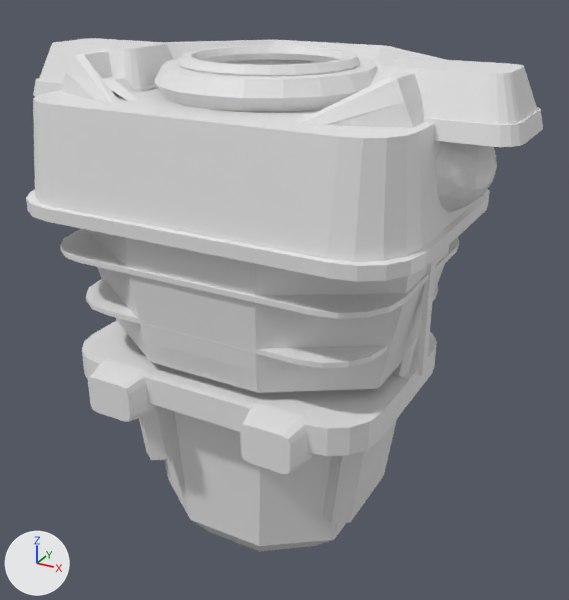
The OBJ model Models/person_male_vge_prestige_vacsuit.obj as it was, and as the next commit left it.
Rendered twice from a 50 mm lens placed at (0.603, -1.014, 0.937), pointed at (0.05, -0.007, 0.433). The lights are fixed; the arrows at lower left show +X, +Y and +Z. The first picture is the older version. Materials are left out; every surface is plain grey. Where no turn or scale is listed for an object, it has been applied to the vertices. Vertices at exactly the same position are counted once.

Objects in the first picture: 'person_male_vge_prestige_vacsuit'.
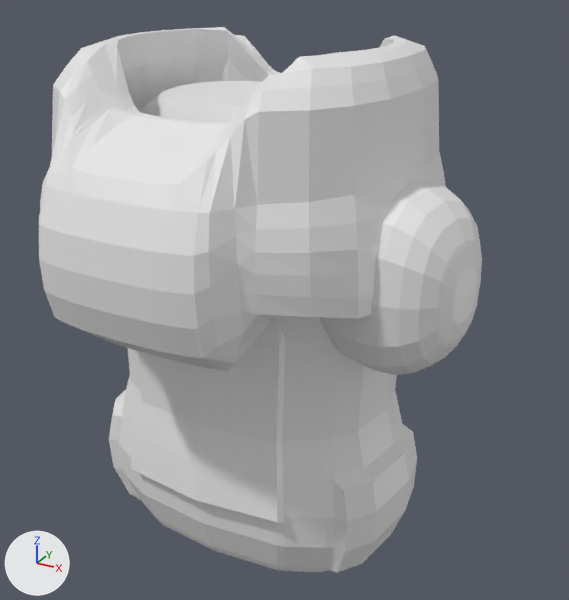
Boxes (x1, y1, x2, y2) around the edits, measured in the pictures (569 x 600 px):
```json
{"object": "person_male_vge_prestige_vacsuit", "change": "reshaped", "before": [26, 38, 543, 551], "after": [39, 27, 482, 573], "on screen": "14% narrower, 6% taller"}
{"part": 1, "of": "me_person_male_vge_prestige_vacsuit", "change": "rebuilt", "before": [87, 230, 449, 393], "after": [109, 81, 417, 573]}
{"part": 2, "of": "me_person_male_vge_prestige_vacsuit", "change": "added", "after": [39, 27, 446, 371]}
{"part": 3, "of": "me_person_male_vge_prestige_vacsuit", "change": "added", "after": [320, 180, 482, 375]}
{"part": 4, "of": "me_person_male_vge_prestige_vacsuit", "change": "added", "after": [40, 169, 49, 209], "on screen": "mostly hidden"}
{"part": 5, "of": "me_person_male_vge_prestige_vacsuit", "change": "deleted", "before": [33, 38, 543, 474]}
{"part": 6, "of": "me_person_male_vge_prestige_vacsuit", "change": "deleted", "before": [26, 40, 490, 551]}
```

Scene script edits in JSON lines:
```json
{"block": "me_person_male_vge_prestige_vacsuit", "where": "# used by ob_person_male_vge_prestige_vacsuit; location = (0.0, 0.0, 0.0)"}
{"op": "remove", "block": "me_person_male_vge_prestige_vacsuit", "code": "me_person_male_vge_prestige_vacsuit.from_pydata(...)  # 1768 vertices, 3440 faces; spans x -0.399..0.399, y -0.225..0.268, z 0.0..0.805"}
{"op": "add", "block": "me_person_male_vge_prestige_vacsuit", "code": "me_person_male_vge_prestige_vacsuit.from_pydata(...)  # 1488 vertices, 2964 faces; spans x -0.361..0.361, y -0.358..0.245, z 0.0..0.825"}
{"block": "me_person_male_vge_prestige_vacsuit", "change": "me_person_male_vge_prestige_vacsuit part 1: the loose piece of 168 vertices spanning x -0.281..0.281, y -0.193..0.193, z 0.36..0.7 is rebuilt with 410 vertices and now spans x -0.274..0.274, y -0.206..0.16, z 0.0..0.75"}
{"block": "me_person_male_vge_prestige_vacsuit", "change": "me_person_male_vge_prestige_vacsuit part 2: a new loose piece of 690 vertices spanning x -0.282..0.282, y -0.358..0.245, z 0.27..0.825"}
{"block": "me_person_male_vge_prestige_vacsuit", "change": "me_person_male_vge_prestige_vacsuit part 3: a new loose piece of 194 vertices spanning x 0.137..0.361, y -0.161..0.055, z 0.395..0.665"}
{"block": "me_person_male_vge_prestige_vacsuit", "change": "me_person_male_vge_prestige_vacsuit part 4: a new loose piece of 194 vertices spanning x -0.361..-0.137, y -0.161..0.055, z 0.395..0.665"}
{"block": "me_person_male_vge_prestige_vacsuit", "change": "me_person_male_vge_prestige_vacsuit part 5: 18 loose pieces with 886 vertices, spanning x -0.399..0.399, y -0.225..0.243, z 0.09..0.805, are deleted"}
{"block": "me_person_male_vge_prestige_vacsuit", "change": "me_person_male_vge_prestige_vacsuit part 6: 714 vertices removed from x -0.317..0.317, y -0.221..0.268, z 0.0..0.8"}
```
